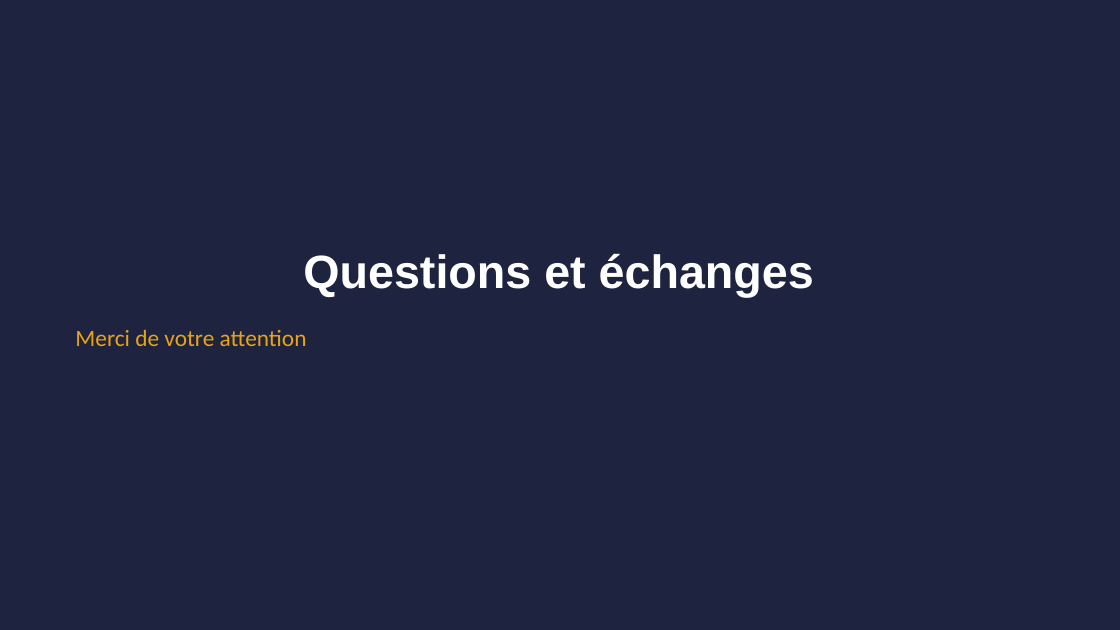
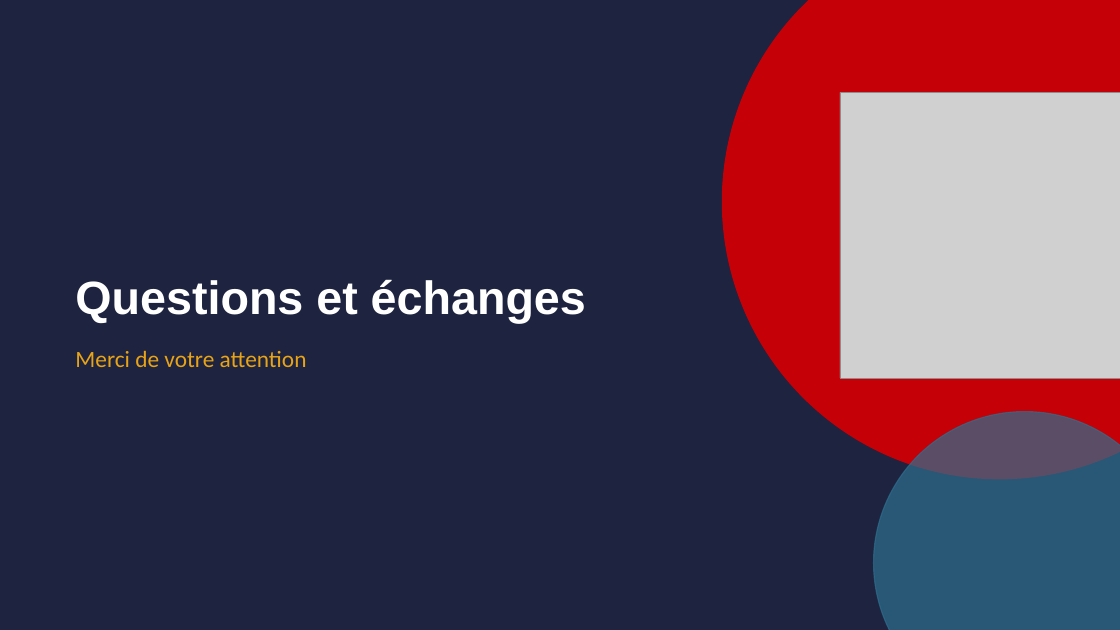
Before and after one commit to meledjearmel/portfolio-assets, a slide deck: slide 17 of formations/dti/presentation-division-terrestre-internationale.pptx. Drawn at 1120x630 pixels with LibreOffice and Linux fonts; fonts in the diff are those of the drawing; grey boxes stand for pictures. Boxes give left, top, right and bottom in pixels: in the first picture for what was removed or moved away, otherwise in the second. Text is boxed around its words. In the diff, an @@ line names an element or a change of style, - is before the commit and + after.

```diff
--- a/formations/dti/presentation-division-terrestre-internationale.pptx
+++ b/formations/dti/presentation-division-terrestre-internationale.pptx
@@ ellipse added at bbox=[723, 0, 1120, 479], fill #C60007, outline #C60007 1 pt @@
@@ picture added at bbox=[840, 92, 1120, 378] @@
@@ title "Questions et échanges": place and size @@
-title "Questions et échanges" at bbox=[303, 253, 814, 298]
+title "Questions et échanges" at bbox=[75, 279, 586, 323]
@@ title "Questions et échanges" at bbox=[75, 279, 586, 323]: alignment centre to left @@
@@ text "Merci de votre attention": place and size @@
-text "Merci de votre attention" at bbox=[75, 329, 307, 346]
+text "Merci de votre attention" at bbox=[75, 350, 307, 367]
@@ ellipse added at bbox=[874, 412, 1120, 630], fill #2E6F8E at 70% opacity, outline #2E6F8E 1 pt @@
```
Also in this commit, not shown: 17 other slides changed, 1 other file.
